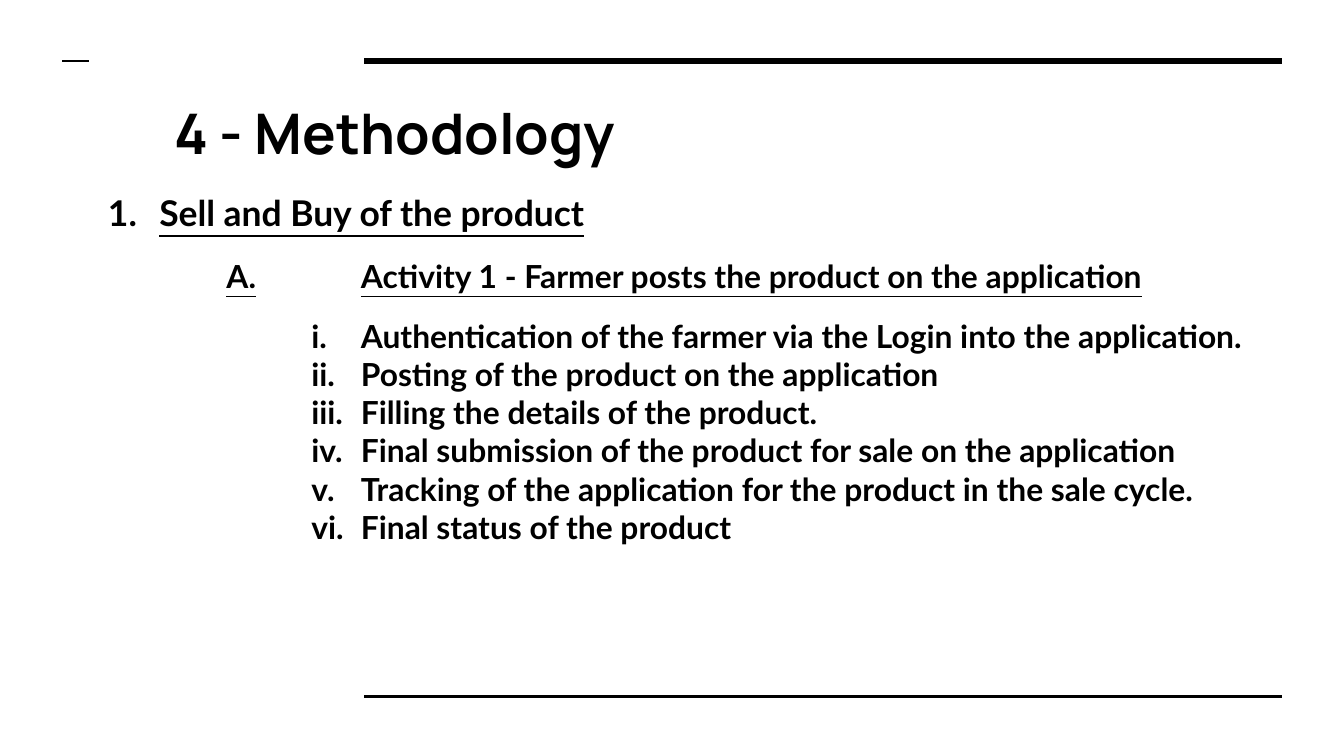
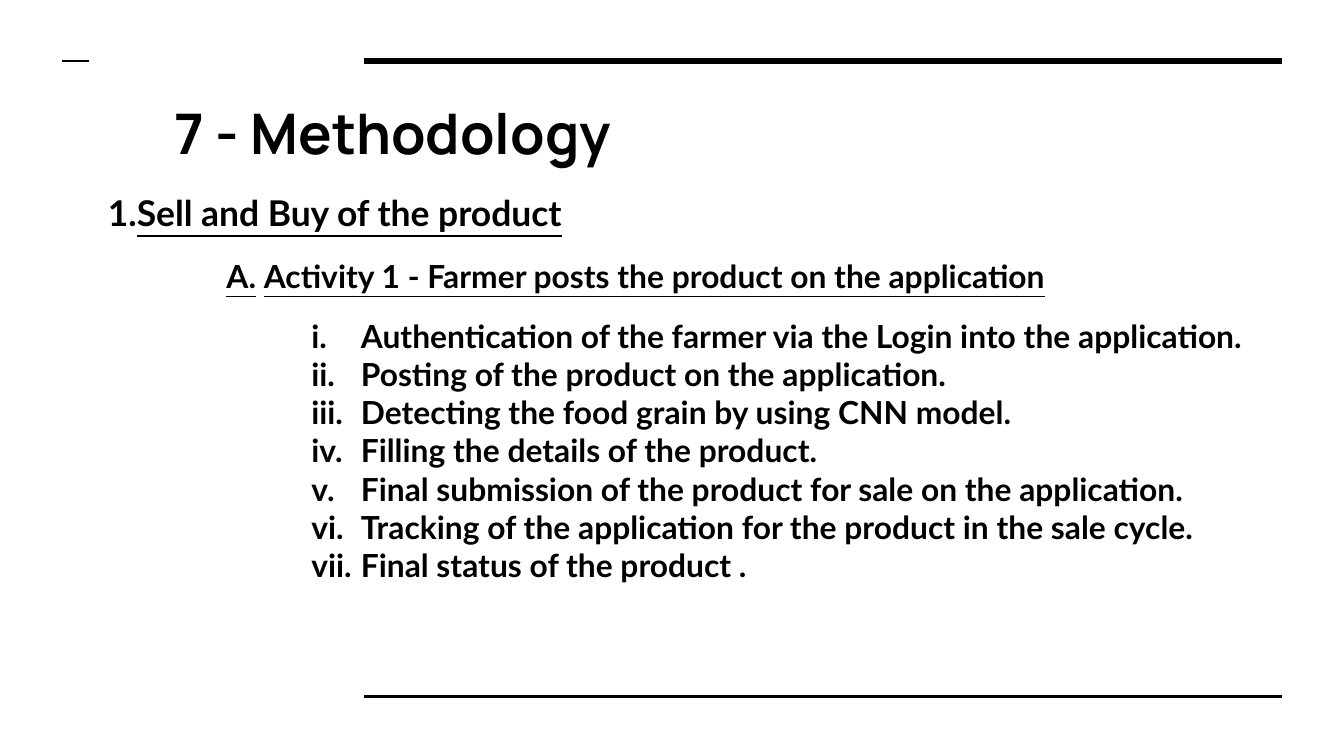
Before and after one commit to meetb007/kissan-bandhu, a slide deck: slide 21 of documents/kisaan Bandhu.pptx (slide 9 before the commit). Drawn at 1344x756 pixels with LibreOffice and Linux fonts; fonts in the diff are those of the drawing. Boxes give left, top, right and bottom in pixels: in the first picture for what was removed or moved away, otherwise in the second. Text is boxed around its words. In the diff, an @@ line names an element or a change of style, - is before the commit and + after.

```diff
--- a/documents/kisaan Bandhu.pptx
+++ b/documents/kisaan Bandhu.pptx
@@ title at <box>175,113,611,168</box>: text changed @@
-4 - Methodology
+7 - Methodology
@@ text at <box>108,199,1045,294</box>: indent changed @@
@@ text at <box>361,362,1011,430</box>: text changed @@
-      ii. Posting of the product on the application
+      ii. Posting of the product on the application.
+      iii. Detecting the food grain by using CNN model.
@@ text at <box>361,477,1183,507</box>: text changed @@
-      iv. Final submission of the product for sale on the application
+      v. Final submission of the product for sale on the application.
@@ text at <box>361,553,731,583</box>: text changed @@
-      vi. Final status of the product
+      vii. Final status of the product .
```
Also in this commit, not shown: 7 other slides changed, 13 slides added, 6 other files.
